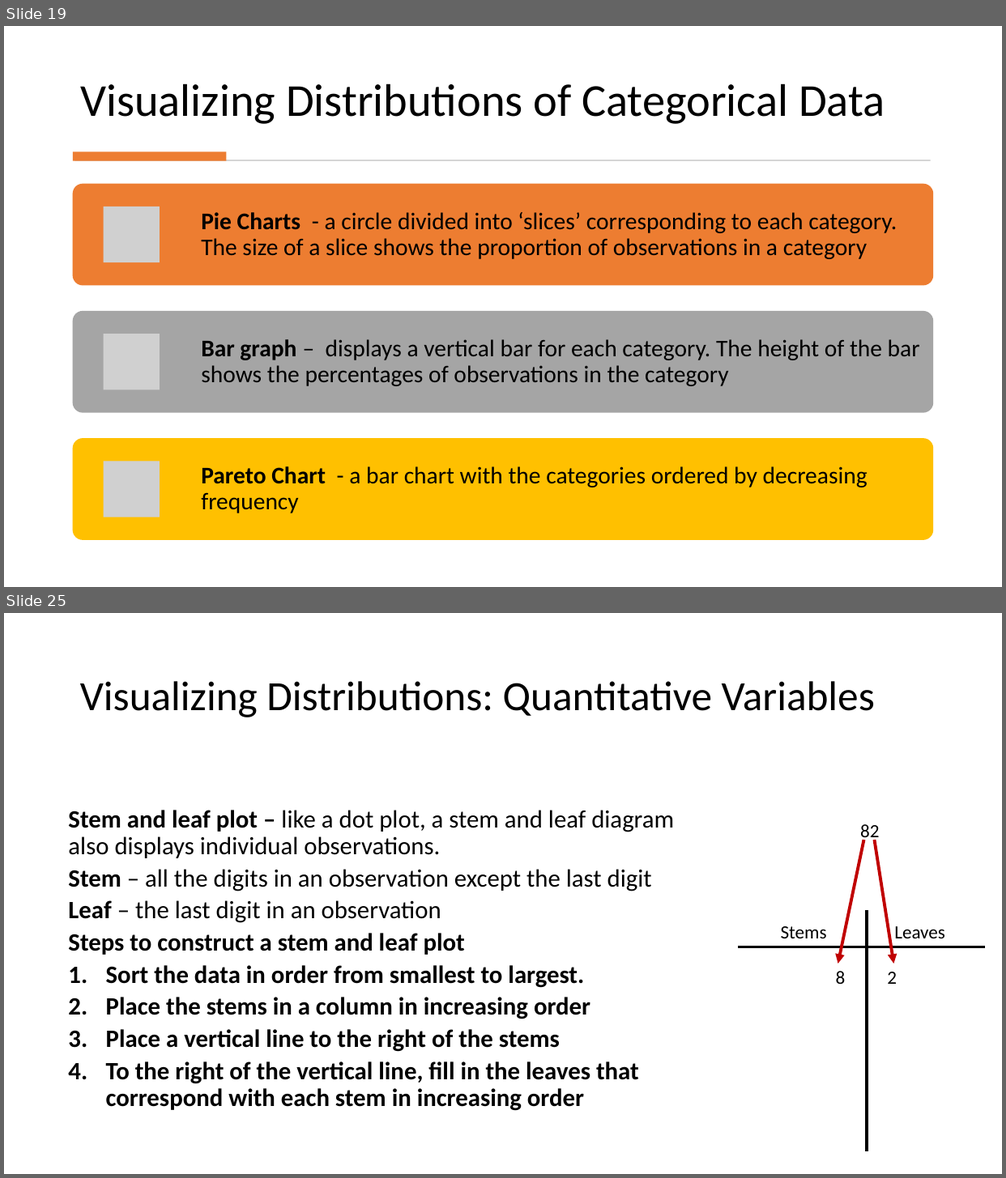
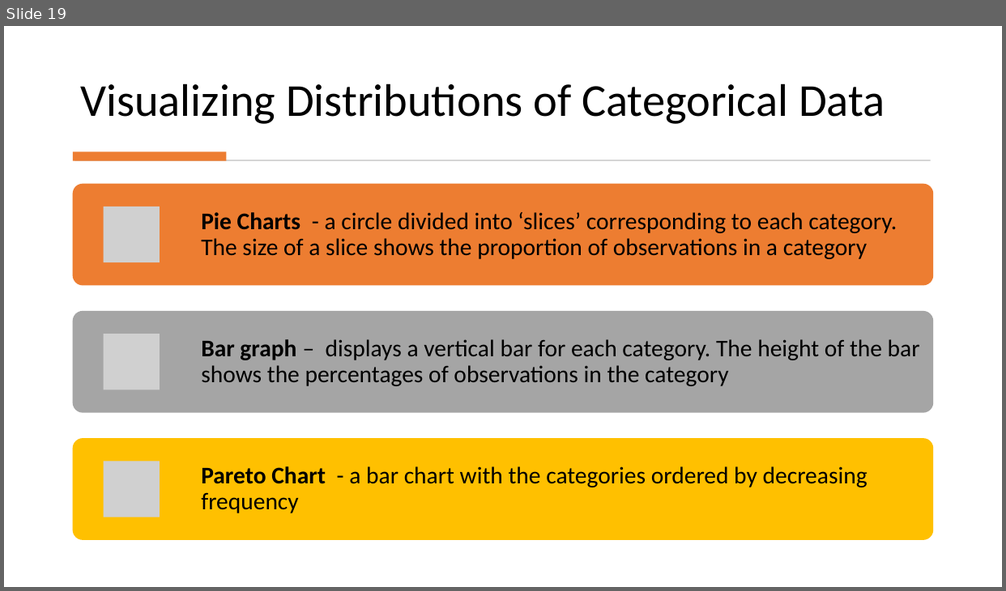
Before and after one commit to Jarred6068/Kvamme_UI_STAT251, a slide deck: docs/lecture_slides/Week 2/Week2_Lecture3_Slides_1_19_2024.pptx. Shown one above the other, each under a label of ours: slides 19 and 25 before the commit, slide 19 after it; the slides between them are not shown. The pictures are 1006x1178 and 1006x591 pixels, drawn with LibreOffice and Linux fonts; fonts in the diff are those of the drawing; grey boxes stand for pictures. Boxes give left, top, right and bottom in pixels: in the first picture for what was removed or moved away, otherwise in the second. Text is boxed around its words. In the diff, an @@ line names an element or a change of style, - is before the commit and + after.

```diff
--- a/docs/lecture_slides/Week 2/Week2_Lecture3_Slides_1_19_2024.pptx
+++ b/docs/lecture_slides/Week 2/Week2_Lecture3_Slides_1_19_2024.pptx
@@ slide 25 removed at (4,613,1002,1174), background #FFFFFF @@
@@ title removed at (80,681,875,717) @@
-Visualizing Distributions: Quantitative Variables
@@ text removed at (68,810,674,1111) @@
-  Stem and leaf plot – like a dot plot, a stem and leaf diagram also displays individual observations.
-  Stem – all the digits in an observation except the last digit
-  Leaf – the last digit in an observation
-  Steps to construct a stem and leaf plot
-  1. Sort the data in order from smallest to largest.
-  2. Place the stems in a column in increasing order
-  3. Place a vertical line to the right of the stems
-  4. To the right of the vertical line, fill in the leaves that correspond with each stem in increasing order
@@ text removed at (860,824,879,843) @@
-82
@@ arrow removed from (864, 840) to (838, 964) @@
@@ arrow removed from (875, 840) to (894, 964) @@
@@ text removed at (781,926,827,939) @@
-Stems
@@ line removed from (867, 1152) to (867, 910) @@
@@ text removed at (894,926,945,939) @@
-Leaves
@@ line removed from (739, 947) to (986, 947) @@
@@ text removed at (836,971,897,984) @@
-8 2
```
Also in this commit, not shown: 12 other slides removed, 52 other files.
